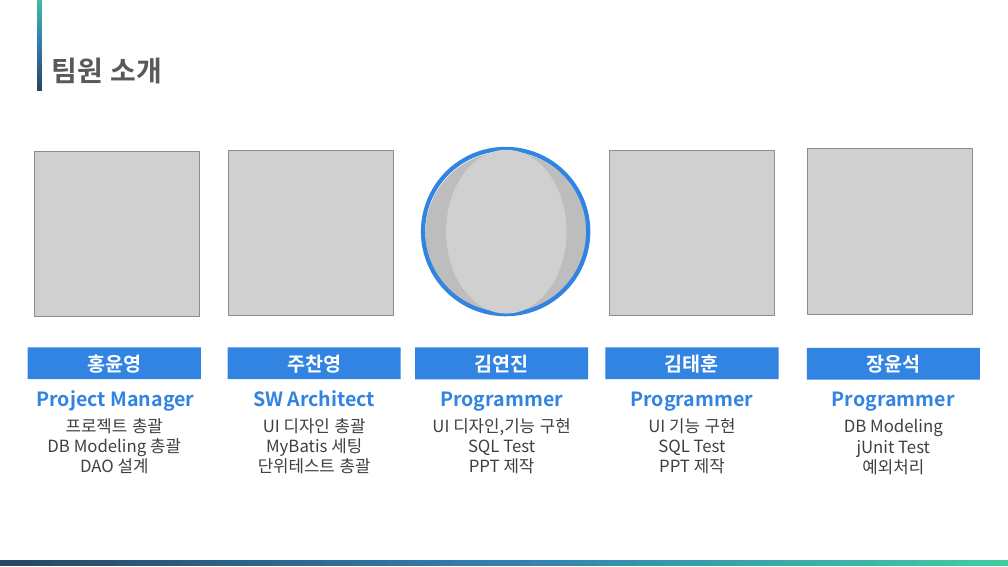
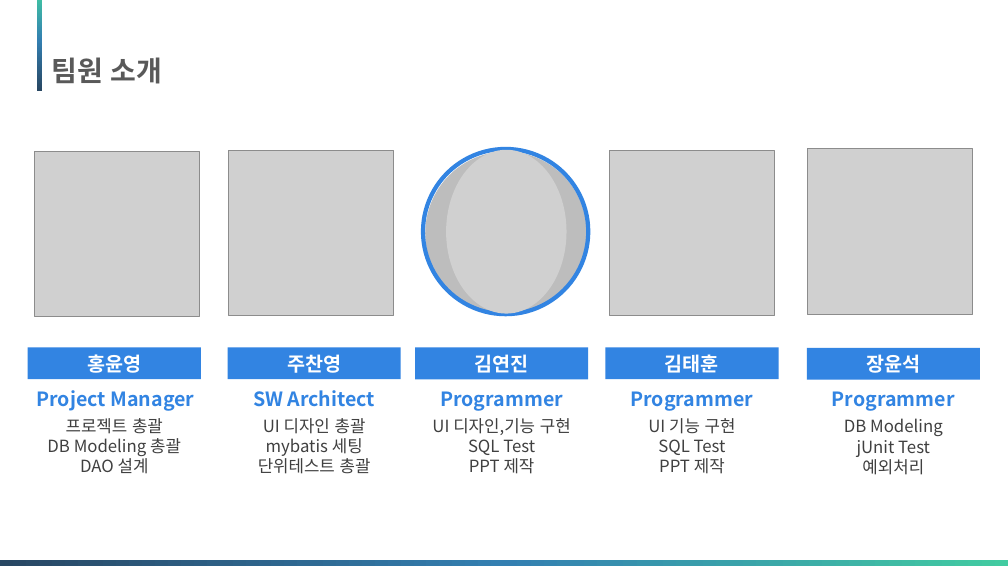
Before and after one commit to Matrix-ERPSolution/Matrix-Webapp, a slide deck: slide 3 of Matrix_presentation.pptx. Drawn at 1008x567 pixels with LibreOffice and Linux fonts; fonts in the diff are those of the drawing; grey boxes stand for pictures; background and template pictures are left out. Boxes give left, top, right and bottom in pixels: in the first picture for what was removed or moved away, otherwise in the second. Text is boxed around its words. In the diff, an @@ line names an element or a change of style, - is before the commit and + after.

```diff
--- a/Matrix_presentation.pptx
+++ b/Matrix_presentation.pptx
@@ text at (266, 438, 363, 456): text changed @@
-MyBatis 세팅
+mybatis 세팅
```
Also in this commit, not shown: 16 other slides changed.
